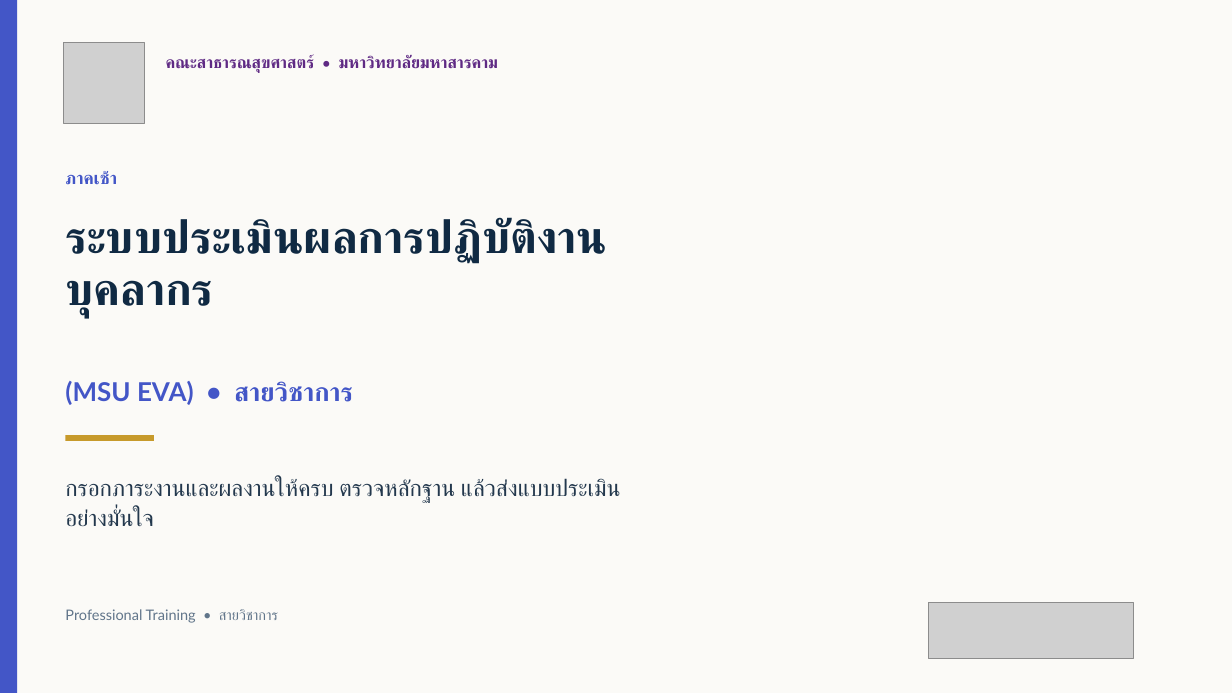
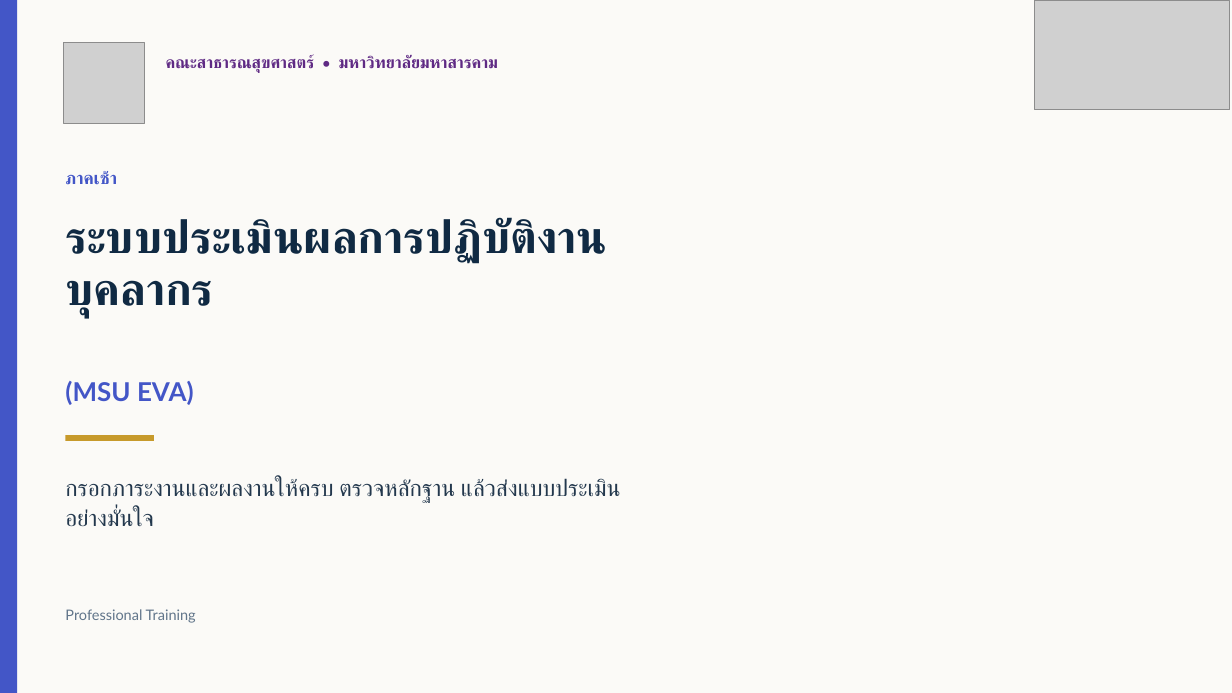
Before and after one commit to issenkku/issenkku-msu_eva-pass2, a slide deck: slide 1 of docs/MSU-EVA-อบรมสายวิชาการ-ฉบับวิทยากร.pptx. Drawn at 1232x693 pixels with LibreOffice and Linux fonts; fonts in the diff are those of the drawing; grey boxes stand for pictures; background and template pictures are left out. Boxes give left, top, right and bottom in pixels: in the first picture for what was removed or moved away, otherwise in the second. Text is boxed around its words. In the diff, an @@ line names an element or a change of style, - is before the commit and + after.

Commit message:
docs: update training and UAT materials

```diff
--- a/docs/MSU-EVA-อบรมสายวิชาการ-ฉบับวิทยากร.pptx
+++ b/docs/MSU-EVA-อบรมสายวิชาการ-ฉบับวิทยากร.pptx
@@ picture added at (1034,0,1229,110) @@
@@ text at (65,381,194,405): text changed @@
-(MSU EVA) • สายวิชาการ
+(MSU EVA)
@@ text at (65,609,196,623): text changed @@
-Professional Training • สายวิชาการ
+Professional Training
@@ picture removed at (929,603,1134,658) @@
```
Also in this commit, not shown: 15 other slides changed, 1 slide added, 2 slides removed, 8 other files.
